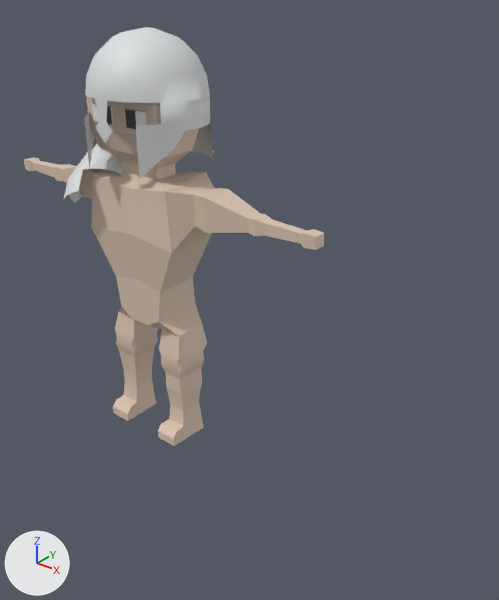
What one commit did to the FBX model Assets/Modeller og Assets/MODELLERNE/PLAYER.fbx.
Camera for both pictures: a 50 mm camera at (14.63, -11.07, 10.63) aimed at (5.82, -0.05, 3.8). The axes (+X, +Y, +Z) are drawn at lower left. The lights are the same throughout. Where no turn or scale is listed for an object, it has been applied to the vertices.

The older version as bpy lines, for what is in view:
```python
me_cube_002 = bpy.data.meshes.new('Cube.002')
me_cube_002.from_pydata(...)  # 282 vertices, 284 faces; spans x -4.56..4.56, y -0.79..0.77, z 1.68..10.31
me_cube_002.materials.append(mat_material_001)  # picture img_imphenziapalette01_png
me_cube_004 = bpy.data.meshes.new('Cube.004')
me_cube_004.from_pydata(...)  # 48 vertices, 31 faces; spans x -1.87..-0.03, y -1.2..0.81, z 7.39..8.87
me_cube_004.materials.append(mat_material_001)  # picture img_imphenziapalette01_png
me_cube_005 = bpy.data.meshes.new('Cube.005')
me_cube_005.from_pydata(...)  # 230 vertices, 206 faces; spans x -1.26..1.35, y -1.4..1.35, z 8.43..11.27
me_cube_005.materials.append(mat_material_001)  # picture img_imphenziapalette01_png
ob_hovedkarakter = bpy.data.objects.new('Hovedkarakter', me_cube_002)
ob_hovedkarakter.location = (3.47, -0.69, -1.74)
ob_hovedkarakter_004 = bpy.data.objects.new('Hovedkarakter.004', me_cube_004)
ob_hovedkarakter_004.location = (3.16, -0.96, -1.93)
ob_hovedkarakter_005 = bpy.data.objects.new('Hovedkarakter.005', me_cube_005)
ob_hovedkarakter_005.location = (3.47, -0.51, -1.78)
```
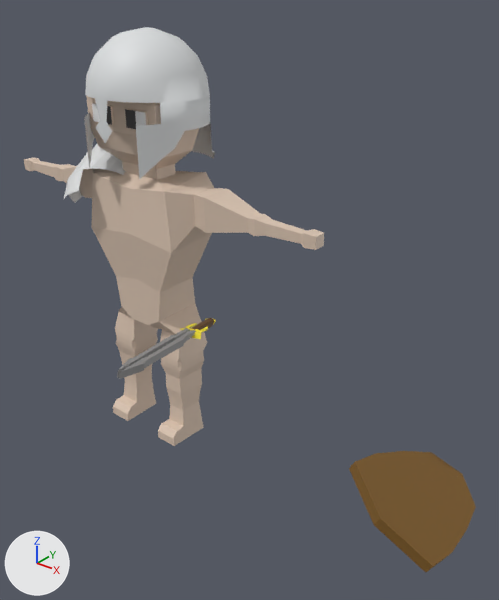
The newer file is also turned or shifted as a whole; pictures and numbers use the older file's frame.

The edits, one by one:
Mesh me_cube_012 is new.
It has 426 vertices, 370 faces and spans x -6.72..-4.11, y -7.93..-4.76, z 2.56..4.13.
It uses material mat_material_001 (picture img_imphenziapalette01_png).
Mesh me_cube_008 is new.
It has 206 vertices, 190 faces and spans x -2.12..-1.4, y -6.98..-3.73, z -0.07..0.32.
It uses material mat_material_001 (picture img_imphenziapalette01_png).
Object 'skjold' (ob_skjold) is new; it shows me_cube_012.
Its location is (15.2, 7.49, -3.72).
Object 'sword' (ob_sword) is new; it shows me_cube_008.
Its location is (6.98, 3.29, 3.18).

Where the change shows, as pixel boxes [x1, y1, x2, y2] in the pictures (499 x 600 px):
'skjold', added (brown): after [349, 451, 476, 572]
'sword', added: after [117, 318, 216, 379]
